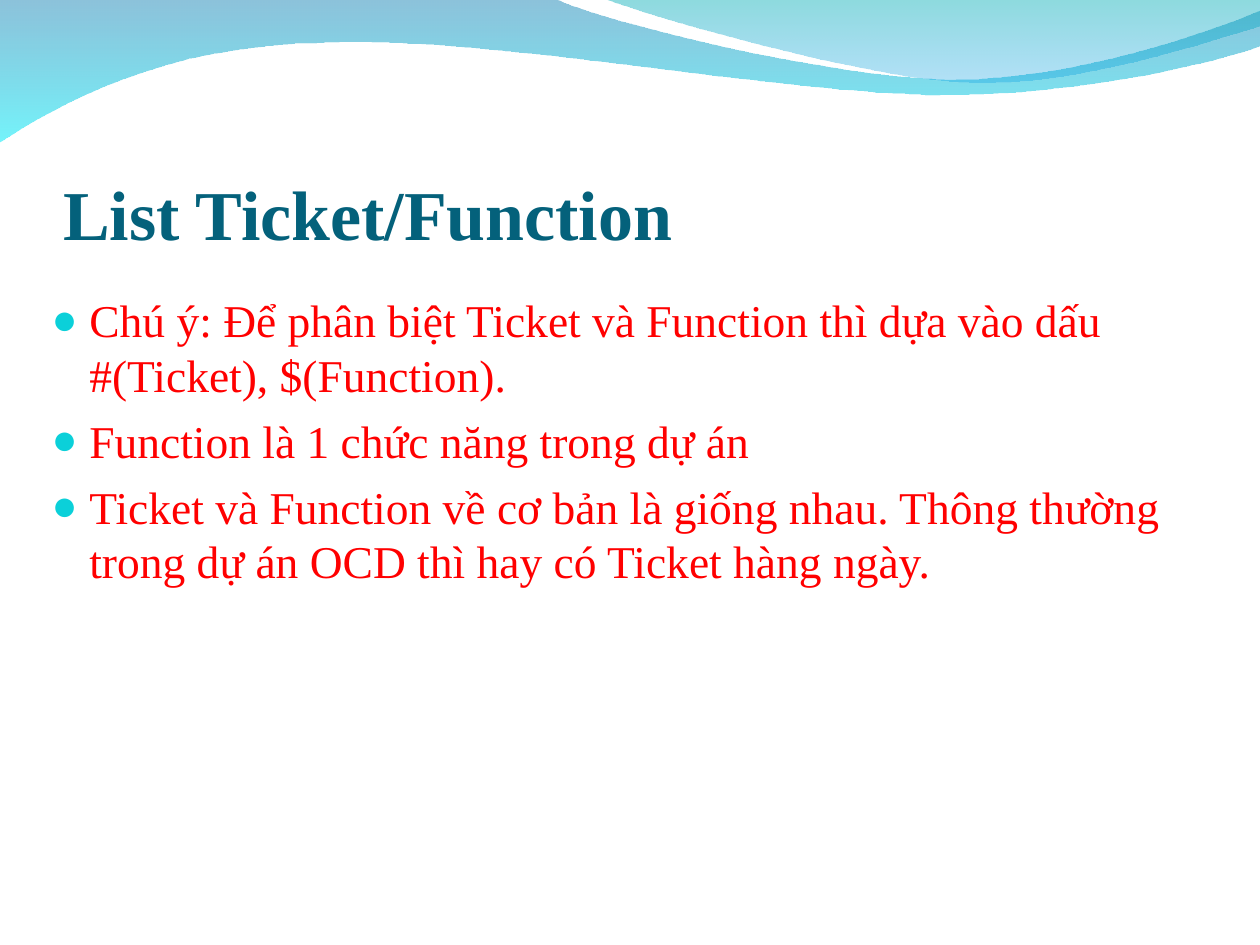
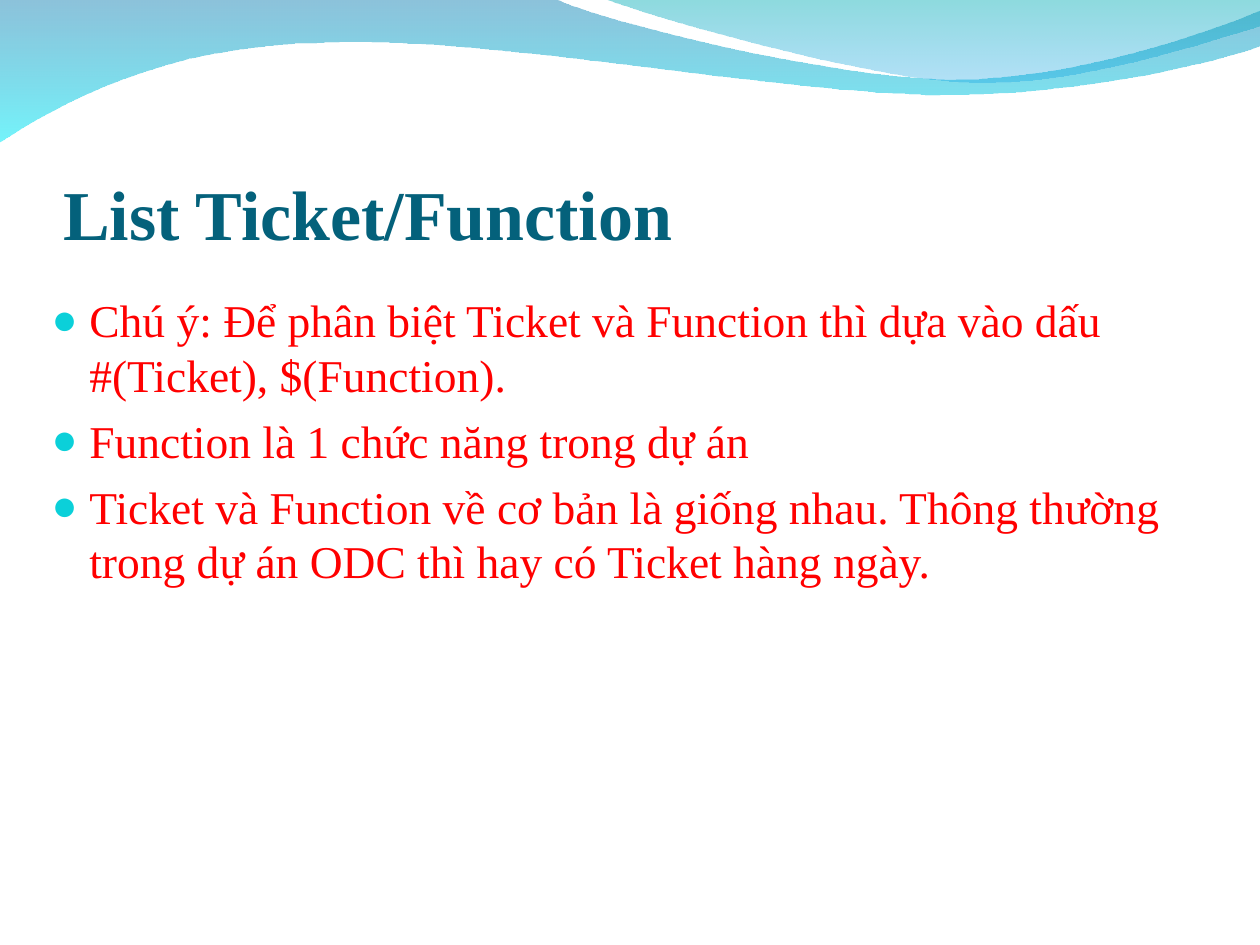
Before and after one commit to minhhangmta/MyDocuments_xx18, a slide deck: slide 15 of LA_PM/pro_la18_pm/03_Input/02_Basic/Tools/LuPackNew/1_Huong dan su dung Lupack_New.ppt. Drawn at 1260x945 pixels with LibreOffice and Linux fonts; fonts in the diff are those of the drawing; background and template pictures are left out. Boxes give left, top, right and bottom in pixels: in the first picture for what was removed or moved away, otherwise in the second. Text is boxed around its words. In the diff, an @@ line names an element or a change of style, - is before the commit and + after.

```diff
--- a/LA_PM/pro_la18_pm/03_Input/02_Basic/Tools/LuPackNew/1_Huong dan su dung Lupack_New.ppt
+++ b/LA_PM/pro_la18_pm/03_Input/02_Basic/Tools/LuPackNew/1_Huong dan su dung Lupack_New.ppt
@@ text at [89, 491, 1159, 587]: text changed @@
-● Ticket và Function về cơ bản là giống nhau. Thông thường trong dự án OCD thì hay có Ticket hàng ngày.
+● Ticket và Function về cơ bản là giống nhau. Thông thường trong dự án ODC thì hay có Ticket hàng ngày.
```
Also in this commit, not shown: 1 other slide changed, 52 other files.
